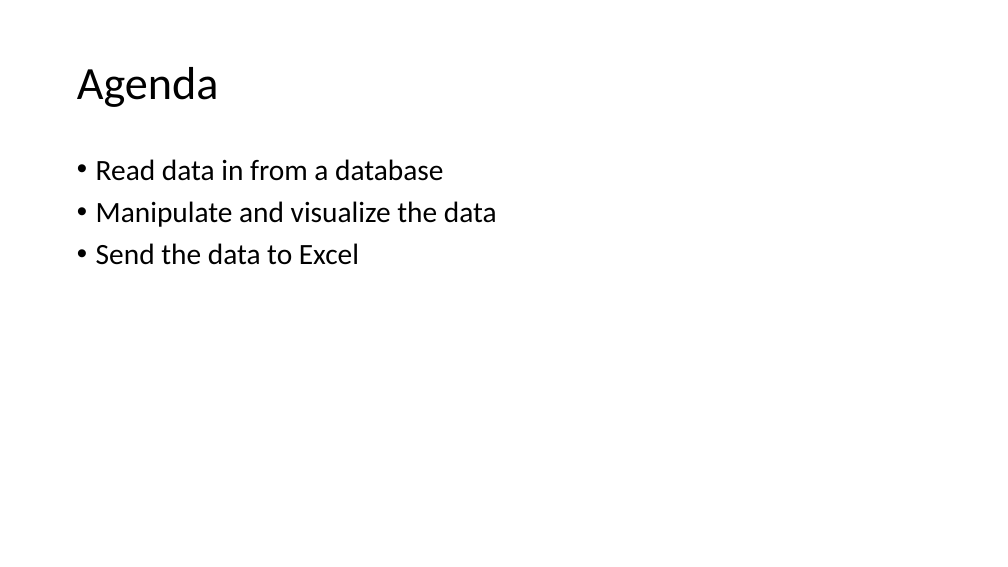
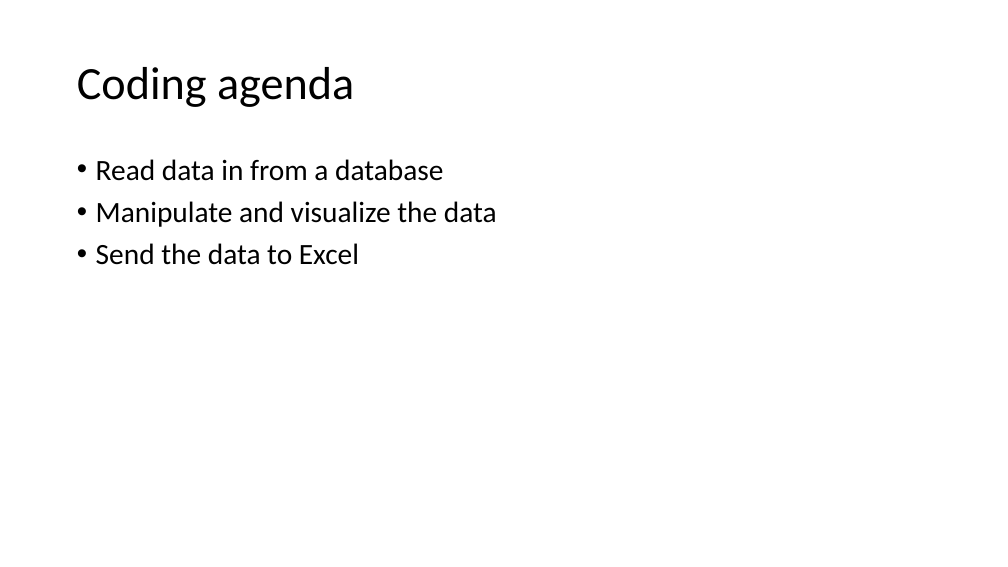
Before and after one commit to summerofgeorge/modal-python-da, a slide deck: slide 6 of mount-george-modal-python-da.pptx. Drawn at 1008x567 pixels with LibreOffice and Linux fonts; fonts in the diff are those of the drawing. Boxes give left, top, right and bottom in pixels: in the first picture for what was removed or moved away, otherwise in the second. Text is boxed around its words. In the diff, an @@ line names an element or a change of style, - is before the commit and + after.

```diff
--- a/mount-george-modal-python-da.pptx
+++ b/mount-george-modal-python-da.pptx
@@ title at (x1=77, y1=67, x2=354, y2=107): text changed @@
-Agenda
+Coding agenda
```
Also in this commit, not shown: 1 other slide changed, 2 other files.
